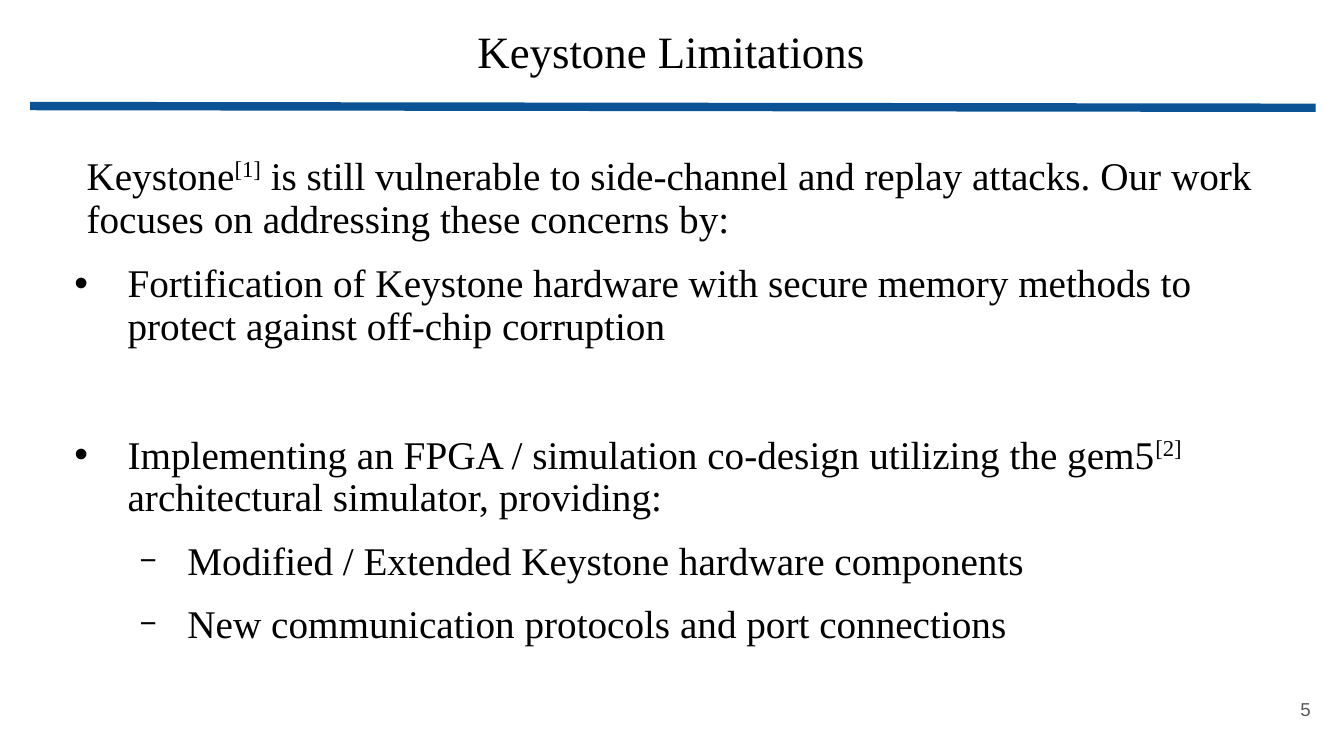
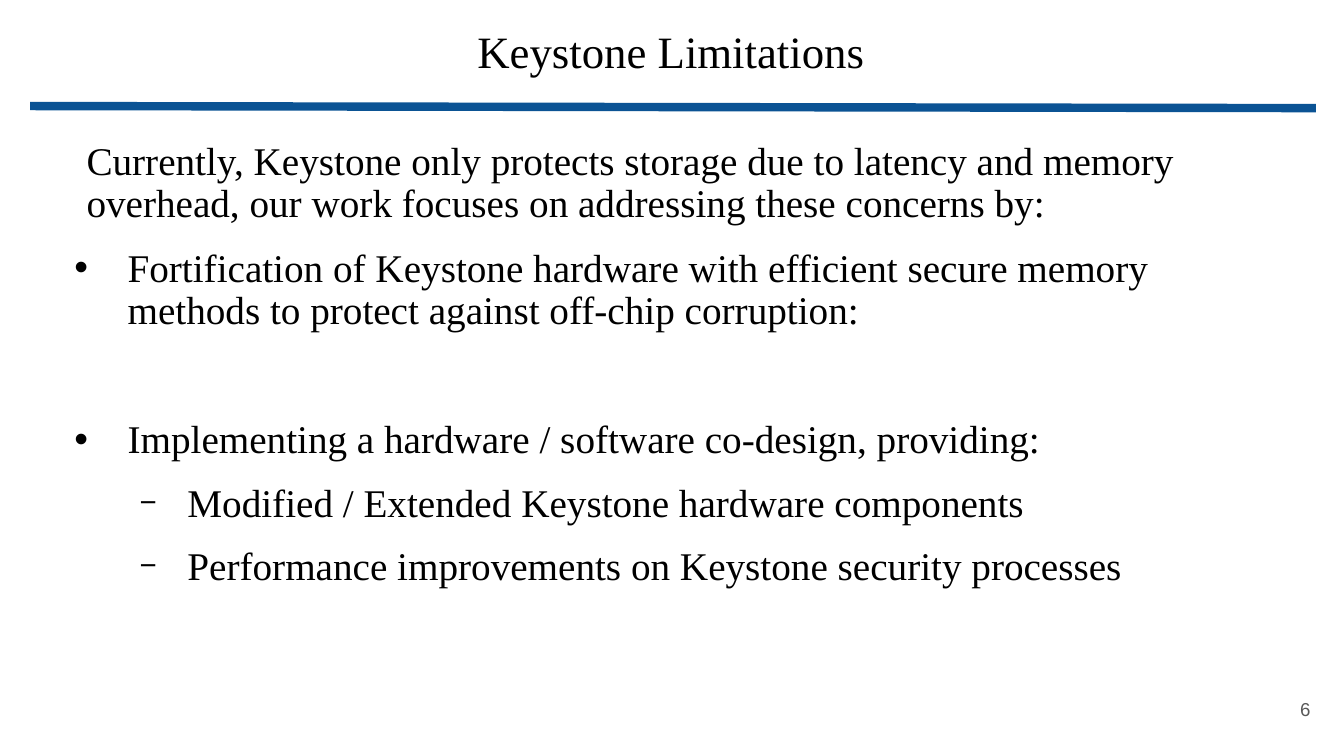
Before and after one commit to wbuz24/grad-research, a slide deck: slide 6 of presentations/IEEE_CIR.pptx (slide 5 before the commit). Drawn at 1344x756 pixels with LibreOffice and Linux fonts; fonts in the diff are those of the drawing. Boxes give left, top, right and bottom in pixels: in the first picture for what was removed or moved away, otherwise in the second. Text is boxed around its words. In the diff, an @@ line names an element or a change of style, - is before the commit and + after.

```diff
--- a/presentations/IEEE_CIR.pptx
+++ b/presentations/IEEE_CIR.pptx
@@ text at [87,147,1174,461]: text changed @@
-Keystone[1] is still vulnerable to side-channel and replay attacks. Our work focuses on addressing these concerns by:
-• Fortification of Keystone hardware with secure memory methods to protect against off-chip corruption
-• Implementing an FPGA / simulation co-design utilizing the gem5[2] architectural simulator, providing:
+Currently, Keystone only protects storage due to latency and memory overhead, our work focuses on addressing these concerns by:
+• Fortification of Keystone hardware with efficient secure memory methods to protect against off-chip corruption:
+• Implementing a hardware / software co-design, providing:
@@ text at [187,552,1121,588]: text changed @@
-  − New communication protocols and port connections
+  − Performance improvements on Keystone security processes
@@ page number at [1300,703,1310,716]: text changed @@
-5
+6
```
Also in this commit, not shown: 4 other slides changed, 11 slides added, 4 slides removed.
